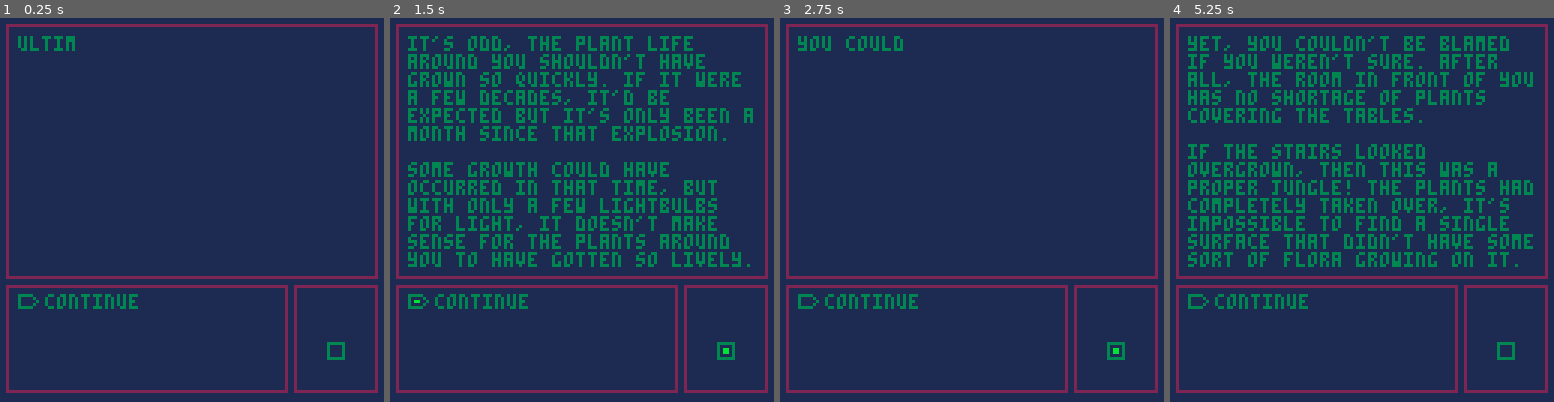
Above: before the commit, frames 1-4 (left to right).
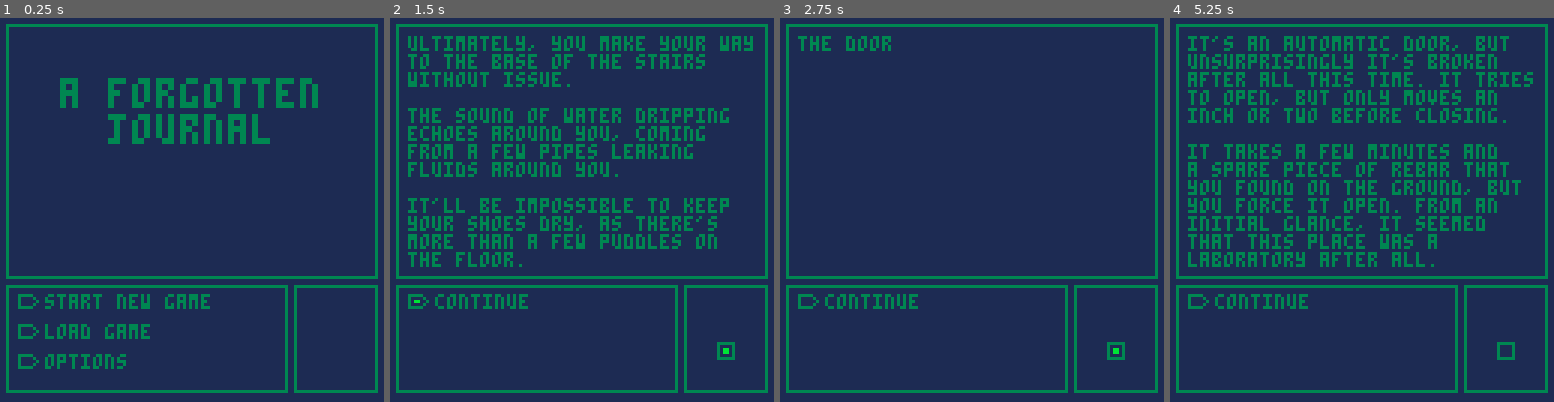
Above: after the commit, the same moments.

Repository: NeoTheSilent/A-Forgotten-Journal
Game: PICO-8 cartridge evastory.p8
The game is run twice, just before and just after one commit, with the same random seed, the same clock (stepped at 60 frames per second) and the same inputs.
Inputs:
- Up to frame 1 (0.25 s): no input
- Up to frame 2 (1.5 s): tap X (X key) at 0.33, 1.07 s; tap O (Z key) at 0.7 s
- Up to frame 3 (2.75 s): hold Right 1.6-2.1 s; tap O (Z key) at 1.7, 2.1, 2.5 s; tap X (X key) at 1.85 s; hold Up 2.15-2.42 s; hold Right from 2.47 s (still down)
- Up to frame 4 (5.25 s): tap O (Z key) every 0.4 s from 2.9 to 4.9 s; tap X (X key) at 2.97, 4.08, 5.2 s; release Right at 3.03 s; hold Left 3.08-3.58 s; hold Down 3.63-3.97 s; hold Right 4.02-4.68 s; hold Up 4.73-5.03 s; hold Left from 5.08 s (still down)

The runs differ from the first frame. In frame 1, 11% of the frame differs, in the area x 1-99%, y 1-98%; in frame 2, 20%; in frame 3, 5.1%; in frame 4, 18%.

Commit message:
1.16
Title Screen Functionality has been added to give an options menu. Further decluttering of code has been worked on, and comments have been better added. A mission critical design issue has been discovered with Pico8 involving a preset CharLimit. Please see the CharLimit issue for better clarification.

Diff:
--- a/evastory.p8
+++ b/evastory.p8
@@ -19,18 +19,43 @@
 		player_room  = 5
 
 		--[[
+		poke( 0x5f2e, 1 )
+		pal( {1,2,3,128,
+								5,129,130,131,
+								133,11,12,138,
+								139,140,141,0} ,1)
+		]]--
+
+		--[[
 		titlecheck:
 		are we in the title screen?
 		]]--
-		titlecheck=false
-
-		--[[
+		titlecheck=true
+
+		--[[
+		variables for our options
+
 		uicolor:
 		allows the player to change
 		the color of the boxes.
-		]]--
-		uicolor=2
-		textcolor=3
+
+		textcolor:
+		allows the player to change
+		the color of the text
+
+		background:
+		changes background of
+		boxed areas
+
+		border:
+		changes background of
+		non boxed areas
+		]]--
+		uicolor = 3
+		textcolor = 3
+		background = 1
+		border = 1
+		selectoption = 0
 
 		--[[
 		the following is a list of
@@ -352,6 +377,25 @@
 					},
 		}
 
+		--[[
+		an array containing info
+		that is only relevant for
+		the title screen.
+		]]--
+		title = {
+				dialogue = {
+						".",
+				},
+				choice = {
+						"start new game",
+						"load game",
+						"options"
+				},
+				options = {
+				  "use the arrow keys to change your settings, and press z when you are done."
+				}
+		}
+
 	 --[[
 	 currentdialogue:
 
@@ -404,7 +448,7 @@
 		//important to clear screen after we do something to show changes
 		cls()
 		//to help see screen, deleteme
-		rectfill(0,0,128,128,1)
+		rectfill(0,0,128,128,background)
 
 		if titlecheck
 		then
@@ -424,6 +468,14 @@
 		visual indicators for our
 		program. only here for looks
 		]]--
+
+		rectfill(0,0,128,2,border)
+		rectfill(0,0,2,128,border)
+		rectfill(0,86,128,89,border)
+		rectfill(95,86,97,128,border)
+		rectfill(0,124,128,128,border)
+		rectfill(125,0,128,128,border)
+
 
 		--[[
 		dialogue box	appearance.
@@ -728,8 +780,8 @@
 ]]--
 		if false
 		then
-				print("text scroll: "..textscroll,20,116,textcolor)
-    print("limit: "..#splitdialogue(currentdialogue),20,108,textcolor)
+				print("textcolor: "..textcolor,5,100,textcolor)
+    print("uicolor: "..uicolor,5,108,textcolor)
 		end
 end
 -->8
@@ -819,7 +871,7 @@
 	 		currentdialogue = item[initialmainval]
 				print(sub(splitdialogue
 				(currentdialogue),1,
-				textscroll),6,6,3)
+				textscroll),6,6,textcolor)
 
 				sound(splitdialogue(currentdialogue))
 		--[[
@@ -927,7 +979,7 @@
 		]]--
 				currentdialogue = item[#item]
 				print(sub(splitdialogue(currentdialogue),
-				1,textscroll),6,6,3)
+				1,textscroll),6,6,textcolor)
 				sound(splitdialogue(currentdialogue))
 		end
 end
@@ -1445,42 +1497,93 @@
 -- title screen
 
 function titlescreen()
-
-		title = {
-				dialogue = {
-						"press z to continue or select. press x to fast forward text.",
-						"what would you like to do? "
-				},
-				choice = {
-						"start new game",
-						"load game",
-						"options"
-				},
-				followupchoice = {
-						{""},
-						{""},
-						{"please select what you would like to change.⬇️text color: change the color of the text.⬇️border color: change the color of the border.⬇️sound: adjust volume."}
-				}
-		}
-
+		--[[
+		fixme so there's no delay
+		in making a choice
+
+		possible solution: add a
+		"are we in title" check to
+		the choices option.
+		]]--
 		currentdialogue =
 		title.dialogue[1]
 
-
-		dialogue(title)
-		choices(title)
-
-		--[[
-		temp check to bring player
-		out of title screen
-  ]]--
-		if btnp(4)
-		then
-				titlecheck = false
-				currentdialogue =
-		  story[player_room].dialogue[1]
-				textscroll=0
-		end
+		--[[
+		if we're not changing the
+		options, we want to show the
+		default title screen.
+		]]--
+		if selectoption == 0
+		then
+				print("\^w\^ta forgotten\n  journal",20,20,textcolor)
+		  choices(title)
+				if btnp(4) and
+				dialogueselection == 1
+				then
+						titlecheck = false
+						currentdialogue =
+				  story[player_room].dialogue[1]
+						textscroll=0
+				elseif btnp(4) and
+				dialogueselection == 3
+				then
+						selectoption = 1
+				end
+		else
+				print(splitdialogue(title.options[1]),5,5,textcolor)
+				print("text color: ",5,28,textcolor)
+				print("border color: ",5,48,textcolor)
+				print("border color: ",5,68,textcolor)
+				//selector sprite
+
+				for i = 0, 15 do
+						rectfill(10+i*7,36,13+i*7,39,i)
+						rectfill(10+i*7,56,13+i*7,59,i)
+						rectfill(10+i*7,76,13+i*7,79,i)
+				end
+
+				if btnp(4)
+				then
+						selectoption += 1
+				elseif btnp(5)
+				then
+						selectoption -= 1
+				end
+
+				if selectoption == 1
+				then
+						textcolor = options(textcolor)
+				elseif selectoption == 2
+				then
+						uicolor = options(uicolor)
+				elseif selectoption == 3
+				then
+						border = options(border)
+				elseif selectoption > 3
+				then
+						selectoption = 0
+				end
+		end
+end
+
+function options(change)
+
+		selection(blinkchc,
+		true,
+		true,
+		8+7*change,20+selectoption*20)
+
+		if btnp(0)
+		and change > 0
+		then
+				change -= 1
+		elseif btnp(1)
+		and change < 15
+		then
+				change += 1
+		end
+
+		return change
 end
 __gfx__
 00000000000000000000000000000000000000000000000000000000000000000000000000000000000000000000000000000000000000000000000000000000
